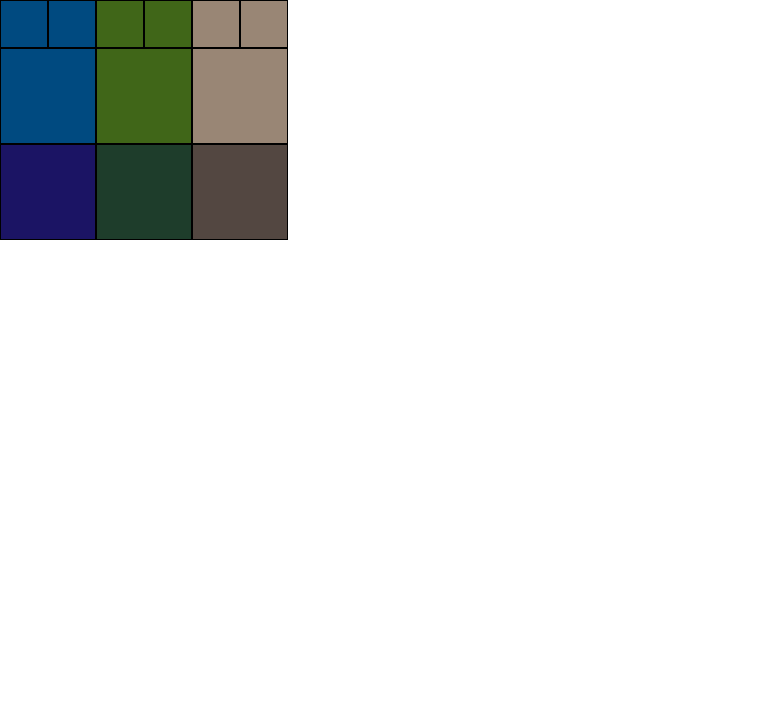
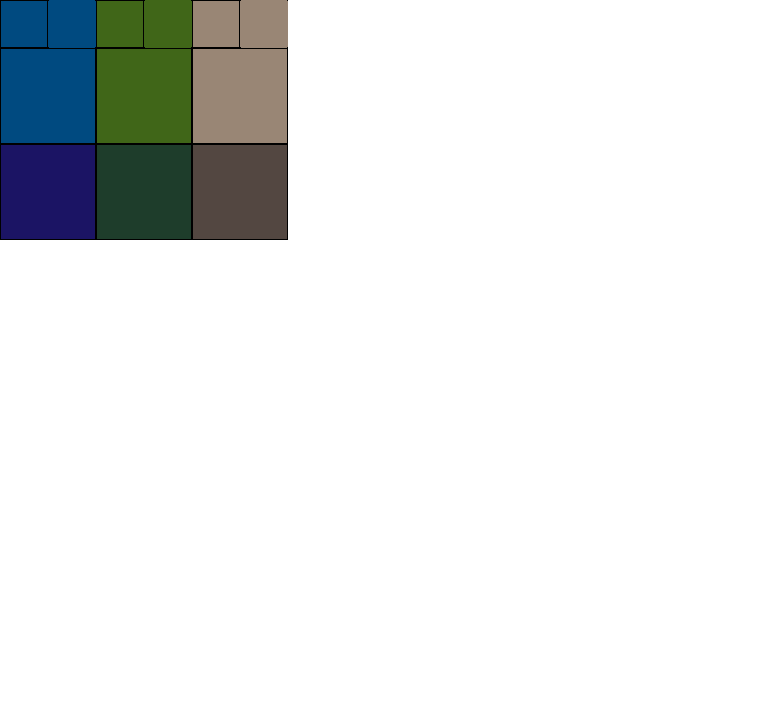
Revision of a layered 768 x 720 image; what changed, layer by layer:
painted on "Rectangle 1" over [48, 0, 288, 48]
